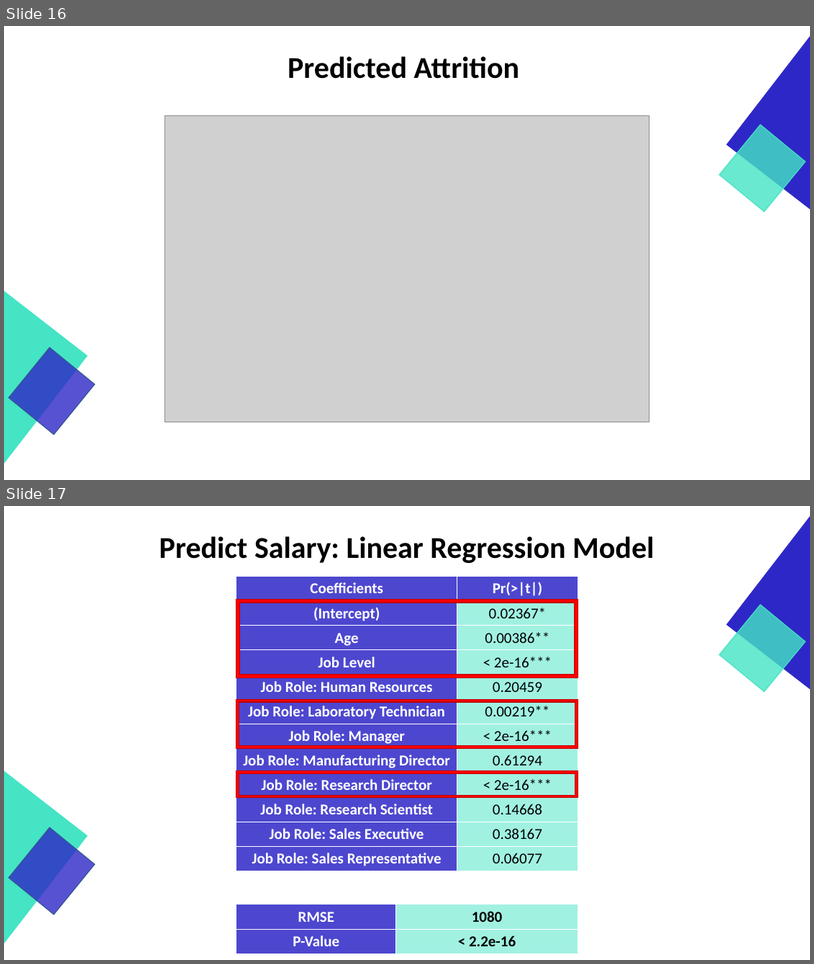
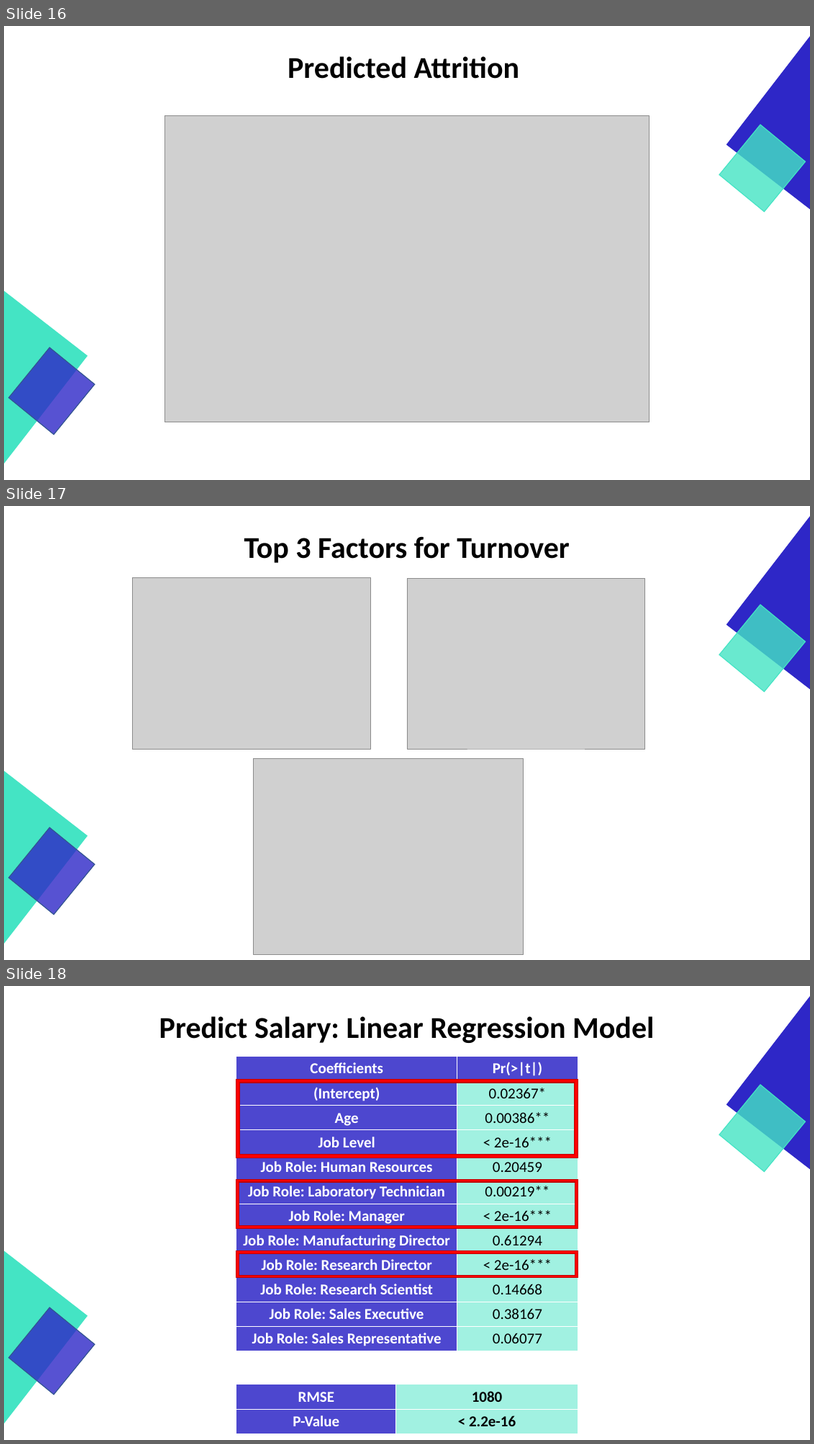
Before and after one commit to GraduateSchoolWork/CaseStudy2_DDS, a slide deck: DDS_Project_2_Presentation.pptx. Shown one above the other, each under a label of ours: slides 16 and 17 before the commit, slides 16, 17 and 18 after it. The pictures are 814x964 and 814x1444 pixels, drawn with LibreOffice and Linux fonts; fonts in the diff are those of the drawing; grey boxes stand for pictures. Boxes give left, top, right and bottom in pixels: in the first picture for what was removed or moved away, otherwise in the second. Text is boxed around its words. In the diff, an @@ line names an element or a change of style, - is before the commit and + after.

```diff
--- a/DDS_Project_2_Presentation.pptx
+++ b/DDS_Project_2_Presentation.pptx
@@ slide 17 added at box(4, 506, 810, 960), background #FFFFFF @@
@@ right triangle added at box(728, 516, 810, 690), fill #2E27C7, outline #2E27C7 1 pt @@
@@ title added at box(244, 536, 570, 563), 36 pt, text #000000, bold @@
+Top 3 Factors for Turnover
@@ picture added at box(133, 577, 371, 749) @@
@@ picture added at box(407, 579, 646, 749) @@
@@ rectangle added at box(720, 605, 805, 691), fill #44E4C4 at 80% opacity, outline #44E4C4 1 pt @@
@@ picture added at box(253, 758, 524, 954) @@
@@ right triangle added at box(4, 771, 88, 943), fill #44E4C4, outline #44E4C4 1 pt @@
@@ rectangle added at box(9, 827, 95, 914), fill #2E27C7 at 80% opacity, outline #325491 1 pt @@
@@ what was slide 17 is now slide 18 @@
```
Also in this commit, not shown: 2 slides changed, 3 other slides added, 2 slides removed, 1 other file.
